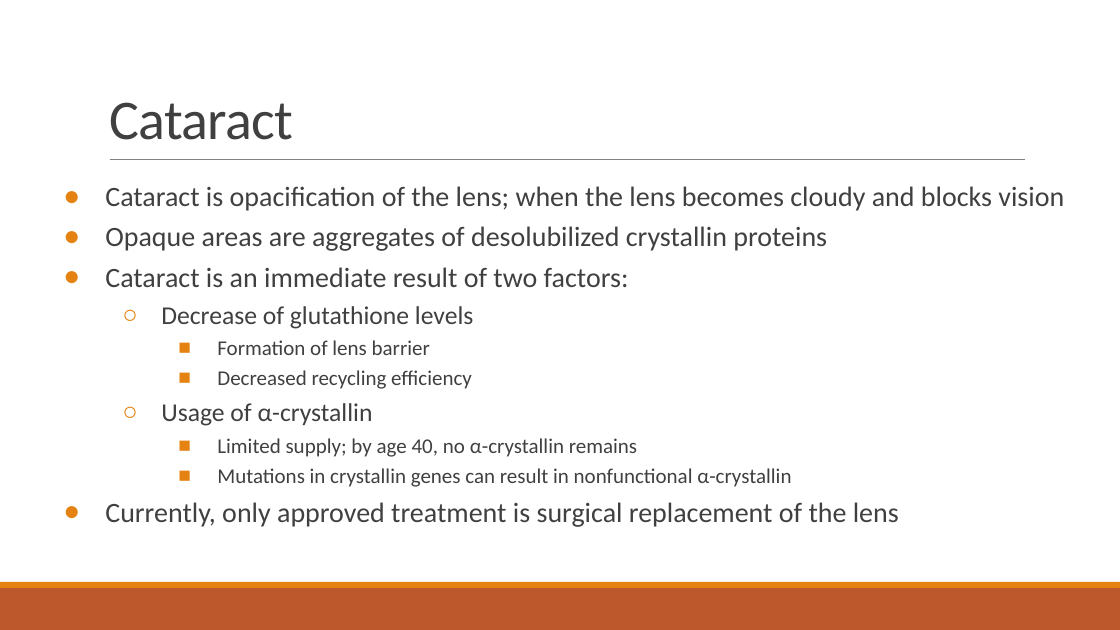
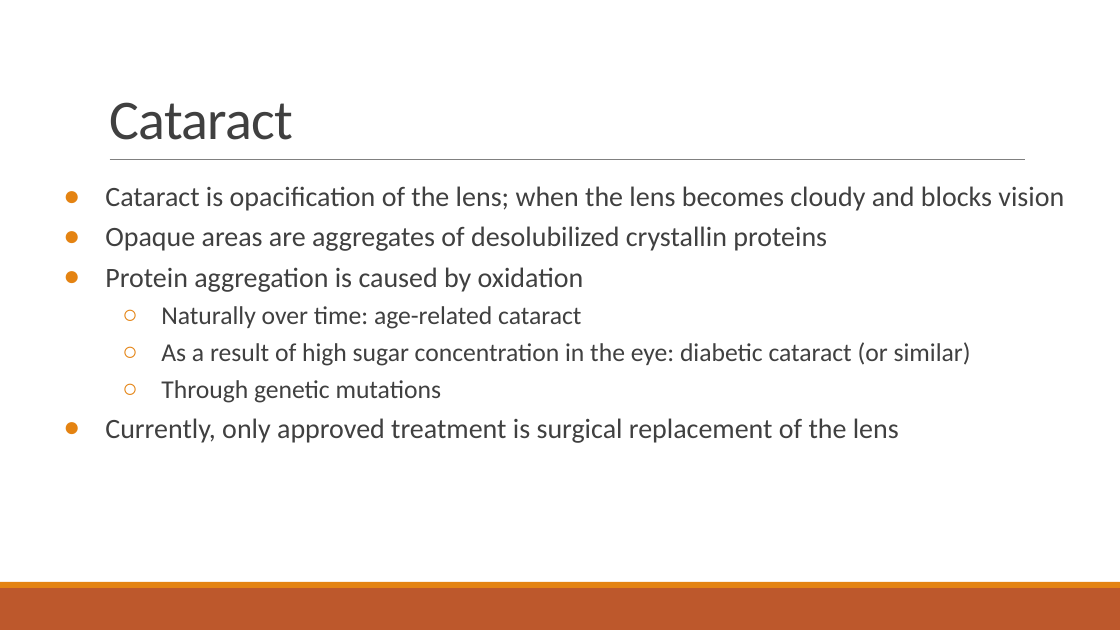
Before and after one commit to dyaom/REHS-2019, a slide deck: slide 5 of Cataract.pptx. Drawn at 1120x630 pixels with LibreOffice and Linux fonts; fonts in the diff are those of the drawing. Boxes give left, top, right and bottom in pixels: in the first picture for what was removed or moved away, otherwise in the second. Text is boxed around its words. In the diff, an @@ line names an element or a change of style, - is before the commit and + after.

```diff
--- a/Cataract.pptx
+++ b/Cataract.pptx
@@ text at (105, 267, 971, 403): text changed; size 18 to 22 pt @@
-● Cataract is an immediate result of two factors:
-  ○ Decrease of glutathione levels
-    ■ Formation of lens barrier
-    ■ Decreased recycling efficiency
-  ○ Usage of α-crystallin
-    ■ Limited supply; by age 40, no α-crystallin remains
-    ■ Mutations in crystallin genes can result in nonfunctional α-crystallin
+● Protein aggregation is caused by oxidation
+  ○ Naturally over time: age-related cataract
+  ○ As a result of high sugar concentration in the eye: diabetic cataract (or similar)
+  ○ Through genetic mutations
```
Also in this commit, not shown: 3 other slides changed, 8 other files.
